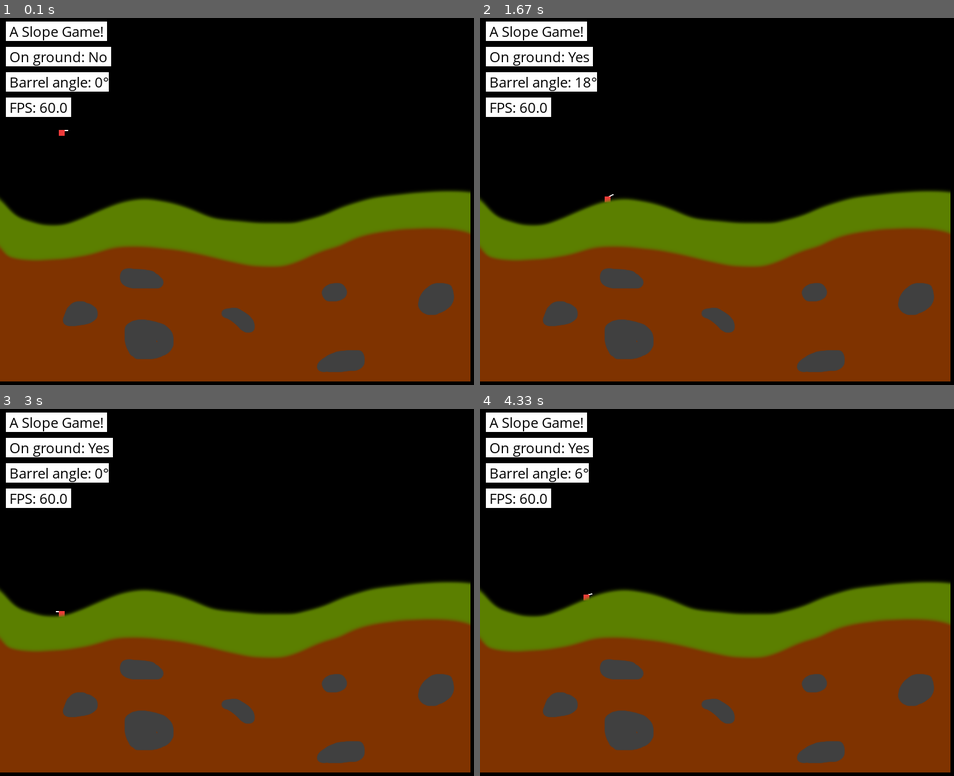
Above: before the commit, frames 1-4 (two rows, left to right).
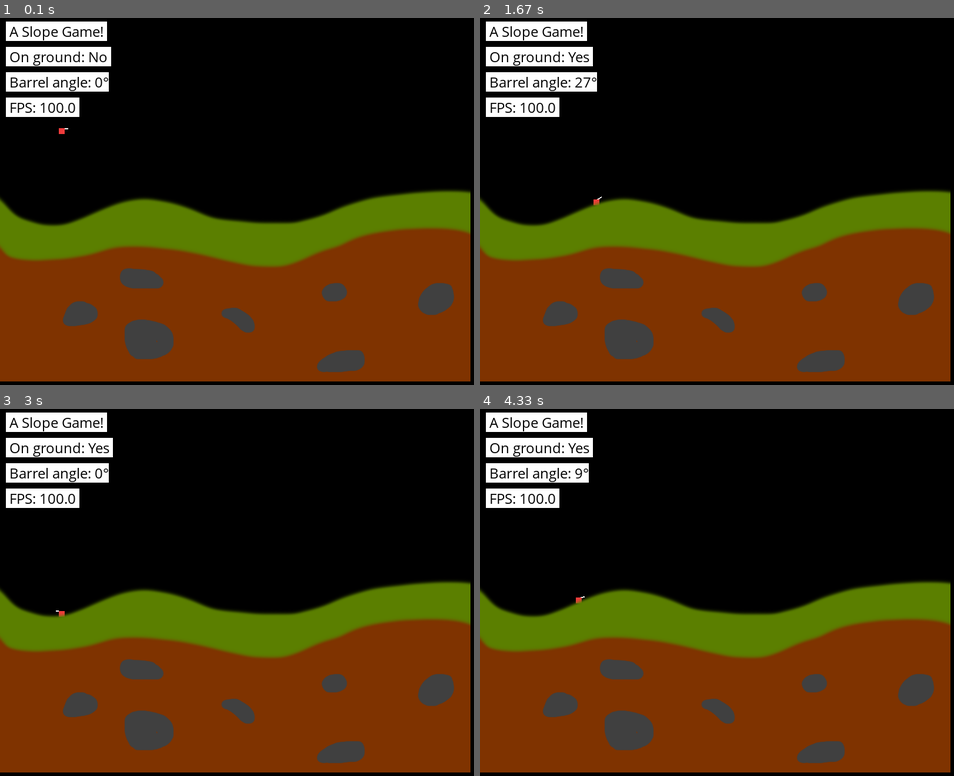
Above: after the commit, the same moments.

Repository: Spacha/Tanks
Game: pygame game, started from tanks.py
Two runs of this game, one before a commit and one after it. Both use one fixed random seed, a clock stepped at 60 frames per second and the inputs below.
Inputs (mouse positions are in pixels of both pictures, inside the frame that each line leads up to):
- Up to frame 1 (0.1 s): no input
- Up to frame 2 (1.67 s): hold Right 0.33-0.8 s; move the mouse to (726, 249) at 0.37 s; hold Up 0.83-1.13 s; hold Right 1.17-1.63 s
- Up to frame 3 (3 s): hold Left 1.67-2.2 s; hold Down 2.23-2.53 s; hold Left 2.57-2.97 s
- Up to frame 4 (4.33 s): hold Up 3-3.37 s; hold Right 3.4-4.03 s; hold Down from 4.07 s (still down)

The runs differ from the first frame. In frame 1, 0.2% of the frame differs, in the area x 8-17%, y 21-33%; in frame 2, 0.3%, in the area x 8-29%, y 16-52%; in frame 3, 0.2%; in frame 4, 0.2%.

Commit message:
FPS independent physics

Diff:
--- a/GameEngine/Core.py
+++ b/GameEngine/Core.py
@@ -80,7 +80,7 @@
     def __init__(self, scr_size, fps):
         self.scr_size = scr_size
         self.fps = fps
-        self.gravity = 0.3
+        self.gravity = 4.0
 
         # Init pygame
         pg.init()
@@ -162,7 +162,7 @@
             This is called once per frame. Takes care of updating the simple "physics".
         """
         for obj in self.objects:
-            obj.update() # start by calculating the new position
+            obj.update(self.last_loop_time) # start by calculating the new position
 
             # check ground collisions (you could check other collisions here, too)
             if not obj.static:
@@ -295,8 +295,8 @@
 """
 class GameObject():
     def __init__(self, label, static=False):
-        self.position = Vector(0, 0)
-        self.velocity = Vector(0, 0)
+        self.position = Vector(0.0, 0.0)
+        self.velocity = Vector(0.0, 0.0)
         self.label = label
         self.static = static
 
@@ -306,14 +306,16 @@
         self.on_ground = False
         self.debug = False
 
-    def update(self):
+    def update(self, delta):
         """
             The game calls this method. This takes care of updating
             all the game-object-specific physics.
+            Last frame time is given in @delta and must
+            be used in physics calculations.
         """
         if not self.static:
-            self.position.x = round(self.position.x + self.velocity.x)
-            self.position.y = round(self.position.y + self.velocity.y)
+            self.position.x = self.position.x + self.velocity.x * delta
+            self.position.y = self.position.y + self.velocity.y * delta
 
     def bottom(self):
         """
--- a/tanks.py
+++ b/tanks.py
@@ -34,10 +34,10 @@
         self.max_barrel_angle    = radians(85)
         self.barrel_angle        = radians(0)
         self.barrel_movement     = 0
-        self.max_barrel_movement = radians(1) # 1 deg per frame
-
-        self.max_velocity = 2.5
-        self.jump_strength = 5.0
+        self.max_barrel_movement = radians(90) # 1 deg per frame
+
+        self.max_velocity = 100.0
+        self.jump_strength = 150.0
 
         self.height = height
         self.width = width
@@ -71,9 +71,9 @@
         """
         return pg.Rect(self.position.x, self.position.y, self.width, self.height)
 
-    def update(self):
-        super().update()
-        self.barrel_angle += self.barrel_movement
+    def update(self, delta):
+        super().update(delta)
+        self.barrel_angle += self.barrel_movement * delta
 
         # limit movement
         if self.barrel_angle < self.min_barrel_angle:
@@ -140,7 +140,7 @@
                 2. The corresponding height value is available in the height map
                    that is generated during startup.
         """
-        x_idx = x - self.position.x
+        x_idx = round(x - self.position.x)
 
         # object is outside the slope, cannot collide
         if x_idx < 0 or x_idx > (len(self.height_map) - 1):
@@ -190,7 +190,7 @@
 # -------------------------------
 #         INIT THE GAME
 # -------------------------------
-FPS = 60.0
+FPS = 100.0
 SCR_SIZE = (900, 750)
 
 game = Tanks(SCR_SIZE, FPS)
